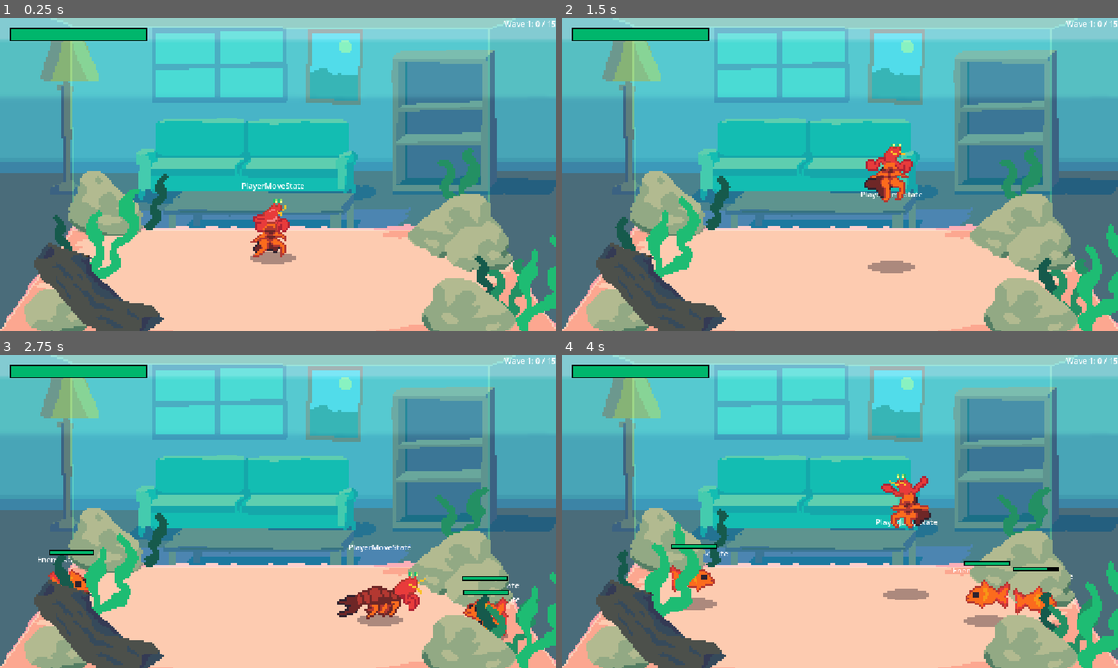
Above: before the commit, frames 1-4 (two rows, left to right).
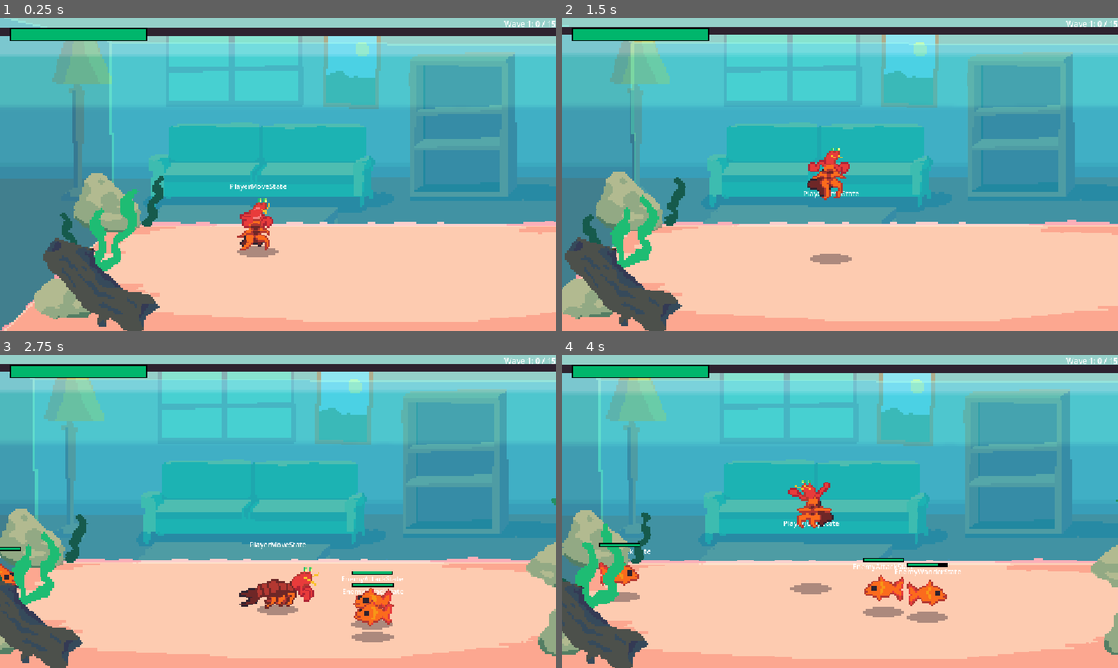
Above: after the commit, the same moments.

Repository: zhang-edward/shrimp-beat-em-up
Game: Godot game, scene res://scenes/Game.tscn
Two runs of this game, one before a commit and one after it. Both use one fixed random seed, a clock stepped at 60 frames per second and the inputs below.
Inputs:
- Up to frame 1 (0.25 s): no input
- Up to frame 2 (1.5 s): hold Right (move_right) 0.53-1.28 s; tap F (attack) at 0.6 s; tap Space (jump) at 0.77, 0.8, 1.07, 1.35 s; hold Down (move_down) from 1.28 s (still down)
- Up to frame 3 (2.75 s): tap Space (jump) at 1.52, 1.82, 2.3 s; tap F (attack) at 1.55, 2.1 s; release Down (move_down) at 2.03 s; hold Right (move_right) from 2.03 s (still down)
- Up to frame 4 (4 s): release Right (move_right) at 2.78 s; hold Up (move_up) 2.78-3.53 s; tap F (attack) at 2.85 s; tap Space (jump) at 3.02, 3.32, 3.6, 3.77 s; hold Left (move_left) from 3.53 s (still down)

The runs differ from the first frame. In frame 1, 43% of the frame differs, in the area x 0-100%, y 0-100%; in frame 2, 46%; in frame 3, 50%; in frame 4, 50%, in the area x 0-100%, y 3-100%.

Commit message:
Made game scene wider, can't uppercut twice, effects look nicer

Diff:
--- a/scenes/Game.tscn
+++ b/scenes/Game.tscn
@@ -18,58 +18,58 @@
 [ext_resource type="Script" uid="uid://ghmm1evp356x" path="res://scripts/PropWithRandomizedAnimation.gd" id="14_vjgi4"]
 [ext_resource type="Texture2D" uid="uid://bugjdi2mb3dmu" path="res://sprites/props/seaweed_2.png" id="14_y5y3l"]
 
-[sub_resource type="AtlasTexture" id="AtlasTexture_kyk2p"]
-atlas = ExtResource("9_r7sob")
-region = Rect2(0, 0, 48, 64)
-
-[sub_resource type="AtlasTexture" id="AtlasTexture_45i86"]
-atlas = ExtResource("9_r7sob")
-region = Rect2(48, 0, 48, 64)
-
-[sub_resource type="AtlasTexture" id="AtlasTexture_sv1m6"]
-atlas = ExtResource("9_r7sob")
-region = Rect2(96, 0, 48, 64)
-
-[sub_resource type="SpriteFrames" id="SpriteFrames_7ua8r"]
+[sub_resource type="AtlasTexture" id="AtlasTexture_r7sob"]
+atlas = ExtResource("12_7ua8r")
+region = Rect2(0, 0, 28, 32)
+
+[sub_resource type="AtlasTexture" id="AtlasTexture_y5y3l"]
+atlas = ExtResource("12_7ua8r")
+region = Rect2(28, 0, 28, 32)
+
+[sub_resource type="AtlasTexture" id="AtlasTexture_vjgi4"]
+atlas = ExtResource("12_7ua8r")
+region = Rect2(56, 0, 28, 32)
+
+[sub_resource type="SpriteFrames" id="SpriteFrames_mod73"]
 animations = [{
 "frames": [{
 "duration": 1.0,
-"texture": SubResource("AtlasTexture_kyk2p")
-}, {
-"duration": 1.0,
-"texture": SubResource("AtlasTexture_45i86")
-}, {
-"duration": 1.0,
-"texture": SubResource("AtlasTexture_sv1m6")
+"texture": SubResource("AtlasTexture_r7sob")
+}, {
+"duration": 1.0,
+"texture": SubResource("AtlasTexture_y5y3l")
+}, {
+"duration": 1.0,
+"texture": SubResource("AtlasTexture_vjgi4")
 }],
 "loop": 1,
 "name": &"default",
 "speed": 5.0
 }]
 
-[sub_resource type="AtlasTexture" id="AtlasTexture_r7sob"]
-atlas = ExtResource("12_7ua8r")
-region = Rect2(0, 0, 28, 32)
-
-[sub_resource type="AtlasTexture" id="AtlasTexture_y5y3l"]
-atlas = ExtResource("12_7ua8r")
-region = Rect2(28, 0, 28, 32)
-
-[sub_resource type="AtlasTexture" id="AtlasTexture_vjgi4"]
-atlas = ExtResource("12_7ua8r")
-region = Rect2(56, 0, 28, 32)
-
-[sub_resource type="SpriteFrames" id="SpriteFrames_mod73"]
+[sub_resource type="AtlasTexture" id="AtlasTexture_kyk2p"]
+atlas = ExtResource("9_r7sob")
+region = Rect2(0, 0, 48, 64)
+
+[sub_resource type="AtlasTexture" id="AtlasTexture_45i86"]
+atlas = ExtResource("9_r7sob")
+region = Rect2(48, 0, 48, 64)
+
+[sub_resource type="AtlasTexture" id="AtlasTexture_sv1m6"]
+atlas = ExtResource("9_r7sob")
+region = Rect2(96, 0, 48, 64)
+
+[sub_resource type="SpriteFrames" id="SpriteFrames_7ua8r"]
 animations = [{
 "frames": [{
 "duration": 1.0,
-"texture": SubResource("AtlasTexture_r7sob")
-}, {
-"duration": 1.0,
-"texture": SubResource("AtlasTexture_y5y3l")
-}, {
-"duration": 1.0,
-"texture": SubResource("AtlasTexture_vjgi4")
+"texture": SubResource("AtlasTexture_kyk2p")
+}, {
+"duration": 1.0,
+"texture": SubResource("AtlasTexture_45i86")
+}, {
+"duration": 1.0,
+"texture": SubResource("AtlasTexture_sv1m6")
 }],
 "loop": 1,
 "name": &"default",
@@ -150,51 +150,26 @@
 position = Vector2(-11, 192)
 healthbar = NodePath("../../CanvasLayer/Healthbar")
 
+[node name="Camera2D" type="Camera2D" parent="Entities/Player" unique_id=983189321]
+position = Vector2(34, -172)
+zoom = Vector2(0.9, 0.9)
+limit_left = -600
+limit_top = -343
+limit_right = 1144
+limit_bottom = 382
+limit_smoothed = true
+position_smoothing_enabled = true
+
 [node name="Props" type="Node2D" parent="Entities" unique_id=1314156249]
 y_sort_enabled = true
 
-[node name="Rock1" type="Sprite2D" parent="Entities/Props" unique_id=1480612877]
-y_sort_enabled = true
-position = Vector2(-355, 144)
-scale = Vector2(4, 4)
-texture = ExtResource("9_3xj3m")
-offset = Vector2(0, -16)
-
-[node name="Log1" type="Sprite2D" parent="Entities/Props" unique_id=1657274146]
-y_sort_enabled = true
-position = Vector2(-367, 336)
-scale = Vector2(4, 4)
-texture = ExtResource("8_2rd6h")
-offset = Vector2(0, -15)
-
-[node name="Rock2" type="Sprite2D" parent="Entities/Props" unique_id=337832543]
-y_sort_enabled = true
-position = Vector2(362, 188)
-scale = Vector2(4, 4)
-texture = ExtResource("10_mcffj")
-offset = Vector2(0, -16)
-
-[node name="Rock5" type="Sprite2D" parent="Entities/Props" unique_id=147509202]
-y_sort_enabled = true
-position = Vector2(402, 362)
-scale = Vector2(4, 4)
-texture = ExtResource("10_mcffj")
-offset = Vector2(0, -16)
-flip_h = true
-
-[node name="Rock3" type="Sprite2D" parent="Entities/Props" unique_id=767440676]
-y_sort_enabled = true
-position = Vector2(-455, 333)
-scale = Vector2(4, 4)
-texture = ExtResource("11_2rd6h")
-offset = Vector2(0, -8)
-
-[node name="Rock4" type="Sprite2D" parent="Entities/Props" unique_id=107203615]
-y_sort_enabled = true
-position = Vector2(418, 209)
-scale = Vector2(4, 4)
-texture = ExtResource("11_2rd6h")
-offset = Vector2(0, -9)
+[node name="Seaweed1" type="AnimatedSprite2D" parent="Entities/Props" unique_id=1320274558]
+y_sort_enabled = true
+position = Vector2(-258, 140)
+scale = Vector2(4, 4)
+sprite_frames = SubResource("SpriteFrames_mod73")
+offset = Vector2(0, -15.08)
+script = ExtResource("14_vjgi4")
 
 [node name="Seaweed4" type="AnimatedSprite2D" parent="Entities/Props" unique_id=2033097957]
 y_sort_enabled = true
@@ -202,14 +177,6 @@
 scale = Vector2(4, 4)
 sprite_frames = SubResource("SpriteFrames_7ua8r")
 offset = Vector2(0, -24)
-script = ExtResource("14_vjgi4")
-
-[node name="Seaweed1" type="AnimatedSprite2D" parent="Entities/Props" unique_id=1320274558]
-y_sort_enabled = true
-position = Vector2(-258, 140)
-scale = Vector2(4, 4)
-sprite_frames = SubResource("SpriteFrames_mod73")
-offset = Vector2(0, -15.08)
 script = ExtResource("14_vjgi4")
 
 [node name="Seaweed5" type="AnimatedSprite2D" parent="Entities/Props" unique_id=330900740]
@@ -221,9 +188,52 @@
 flip_h = true
 script = ExtResource("14_vjgi4")
 
+[node name="Rock1" type="Sprite2D" parent="Entities/Props" unique_id=1480612877]
+y_sort_enabled = true
+position = Vector2(-355, 144)
+scale = Vector2(4, 4)
+texture = ExtResource("9_3xj3m")
+offset = Vector2(0, -16)
+
+[node name="Log1" type="Sprite2D" parent="Entities/Props" unique_id=1657274146]
+y_sort_enabled = true
+position = Vector2(-367, 336)
+scale = Vector2(4, 4)
+texture = ExtResource("8_2rd6h")
+offset = Vector2(0, -15)
+
+[node name="Rock3" type="Sprite2D" parent="Entities/Props" unique_id=767440676]
+y_sort_enabled = true
+position = Vector2(-455, 333)
+scale = Vector2(4, 4)
+texture = ExtResource("11_2rd6h")
+offset = Vector2(0, -8)
+
+[node name="Rock2" type="Sprite2D" parent="Entities/Props" unique_id=337832543]
+y_sort_enabled = true
+position = Vector2(875, 188)
+scale = Vector2(4, 4)
+texture = ExtResource("10_mcffj")
+offset = Vector2(0, -16)
+
+[node name="Rock5" type="Sprite2D" parent="Entities/Props" unique_id=147509202]
+y_sort_enabled = true
+position = Vector2(915, 362)
+scale = Vector2(4, 4)
+texture = ExtResource("10_mcffj")
+offset = Vector2(0, -16)
+flip_h = true
+
+[node name="Rock4" type="Sprite2D" parent="Entities/Props" unique_id=107203615]
+y_sort_enabled = true
+position = Vector2(931, 209)
+scale = Vector2(4, 4)
+texture = ExtResource("11_2rd6h")
+offset = Vector2(0, -9)
+
 [node name="Seaweed6" type="AnimatedSprite2D" parent="Entities/Props" unique_id=1572573585]
 y_sort_enabled = true
-position = Vector2(441, 310)
+position = Vector2(954, 310)
 scale = Vector2(4, 4)
 sprite_frames = SubResource("SpriteFrames_mod73")
 offset = Vector2(0, -15.08)
@@ -232,7 +242,7 @@
 
 [node name="Seaweed2" type="AnimatedSprite2D" parent="Entities/Props" unique_id=229547631]
 y_sort_enabled = true
-position = Vector2(374, 102)
+position = Vector2(887, 102)
 scale = Vector2(4, 4)
 sprite_frames = SubResource("SpriteFrames_2rd6h")
 offset = Vector2(0, -16)
@@ -240,7 +250,7 @@
 
 [node name="Seaweed7" type="AnimatedSprite2D" parent="Entities/Props" unique_id=2006825326]
 y_sort_enabled = true
-position = Vector2(478, 330)
+position = Vector2(991, 330)
 scale = Vector2(4, 4)
 sprite_frames = SubResource("SpriteFrames_2rd6h")
 offset = Vector2(0, -16)
@@ -248,7 +258,7 @@
 
 [node name="Seaweed3" type="AnimatedSprite2D" parent="Entities/Props" unique_id=734721757]
 y_sort_enabled = true
-position = Vector2(543, 338)
+position = Vector2(1056, 338)
 scale = Vector2(4, 4)
 sprite_frames = SubResource("SpriteFrames_7ua8r")
 offset = Vector2(0, -24)
@@ -259,19 +269,19 @@
 
 [node name="BG" type="Node2D" parent="." unique_id=1544554596]
 z_index = -100
-metadata/_edit_lock_ = true
-
-[node name="BG2" type="Sprite2D" parent="BG" unique_id=1083088022]
-position = Vector2(18, 25)
-scale = Vector2(3.8, 3.8)
+
+[node name="Parallax2D" type="Parallax2D" parent="BG" unique_id=2063531772]
+scroll_scale = Vector2(0.1, 0.1)
+
+[node name="BG2" type="Sprite2D" parent="BG/Parallax2D" unique_id=1083088022]
+position = Vector2(558.00006, 305)
+scale = Vector2(4.3, 4.35)
 texture = ExtResource("4_g4kob")
-metadata/_edit_lock_ = true
 
 [node name="Boundaries" type="StaticBody2D" parent="BG" unique_id=432593465]
 position = Vector2(1, 41)
 collision_layer = 2
 collision_mask = 3
-metadata/_edit_lock_ = true
 
 [node name="CollisionShape2D" type="CollisionShape2D" parent="BG/Boundaries" unique_id=1428512183]
 position = Vector2(1, 36.75)
@@ -282,10 +292,6 @@
 shape = SubResource("RectangleShape2D_mod73")
 
 [node name="BG" type="Sprite2D" parent="BG" unique_id=427071469]
-position = Vector2(0, 22)
-scale = Vector2(3.8, 3.8)
+position = Vector2(272.44998, 22)
+scale = Vector2(5.5081506, 3.8)
 texture = ExtResource("4_400sg")
-metadata/_edit_lock_ = true
-
-[node name="Camera2D" type="Camera2D" parent="." unique_id=983189321]
-position = Vector2(0, 24)
--- a/scripts/player_states/PlayerJumpState.gd
+++ b/scripts/player_states/PlayerJumpState.gd
@@ -9,10 +9,12 @@
 @export var jump_slam_state: PlayerJumpSlamState
 @export var uppercut_state: PlayerUppercutState
 
+var from_uppercut: bool
+
 func enter(msg := {}) -> void:
 	player.sprite.play("jump")
-	var falling = msg.has("falling") and msg["falling"] == true
-	if !falling:
+	from_uppercut = msg.has("from_uppercut") and msg["from_uppercut"] == true
+	if !from_uppercut:
 		player.z_velocity = - JUMP_VELOCITY
 
 func physics_update(delta: float) -> void:
@@ -38,5 +40,5 @@
 		if player.z_velocity > -100:
 			state_machine.transition_to(jump_slam_state)
 			return
-		elif player.z_velocity < 0:
+		elif player.z_velocity < 0 and not from_uppercut:
 			state_machine.transition_to(uppercut_state)
--- a/scripts/player_states/PlayerUppercutState.gd
+++ b/scripts/player_states/PlayerUppercutState.gd
@@ -2,8 +2,8 @@
 extends PlayerState
 
 const AIR_MOVE_SPEED = 50.0
-const JUMP_VELOCITY = -500
-const RECOVERY_TIME := 0.5
+const JUMP_VELOCITY = -1500
+const RECOVERY_TIME := 0.2
 
 var gravity = ProjectSettings.get_setting("physics/2d/default_gravity")
 var recovery_timer = 0
@@ -30,7 +30,10 @@
 	player.z += player.z_velocity * delta
 
 	if player.z < 0:
-		player.z_velocity += gravity * delta
+		if player.z_velocity < -500:
+			player.z_velocity += gravity * delta * 8
+		else:
+			player.z_velocity += gravity * delta
 	else:
 		player.z_velocity = 0
 		player.z = 0
@@ -39,10 +42,6 @@
 	recovery_timer -= delta
 	if recovery_timer <= 0:
 		if player.z < 0:
-			state_machine.transition_to(jump_state, {"falling": true})
+			state_machine.transition_to(jump_state, {"from_uppercut": true})
 		else:
 			state_machine.transition_to(move_state)
-
-# func exit() -> void:
-# 	player.z = 0
-# 	player.z_velocity = 0
--- a/scripts/utils/EffectManager.gd
+++ b/scripts/utils/EffectManager.gd
@@ -17,4 +17,5 @@
 	effect.position = config.pos + Vector2(randf_range(-20, 20), randf_range(-20, 20))
 	effect.sprite_frames = config.anim
 	effect.rotation = randf_range(0, TAU)
+	effect.scale *= randf_range(0.9, 1.1)
 	effect.play()
Binary file changed: sprites/bg_sm.aseprite
Binary file changed: sprites/bg_sm.png
